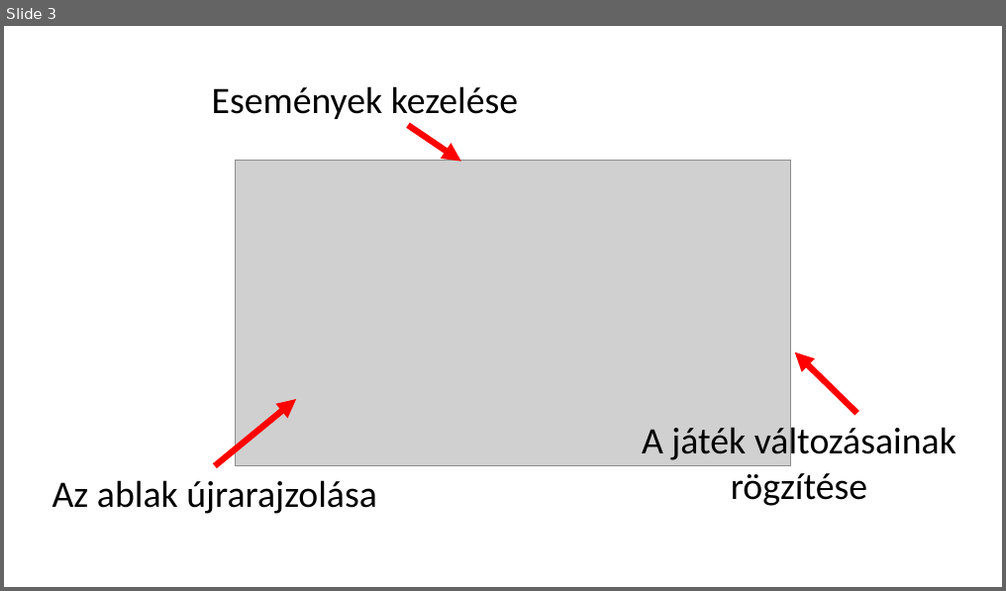
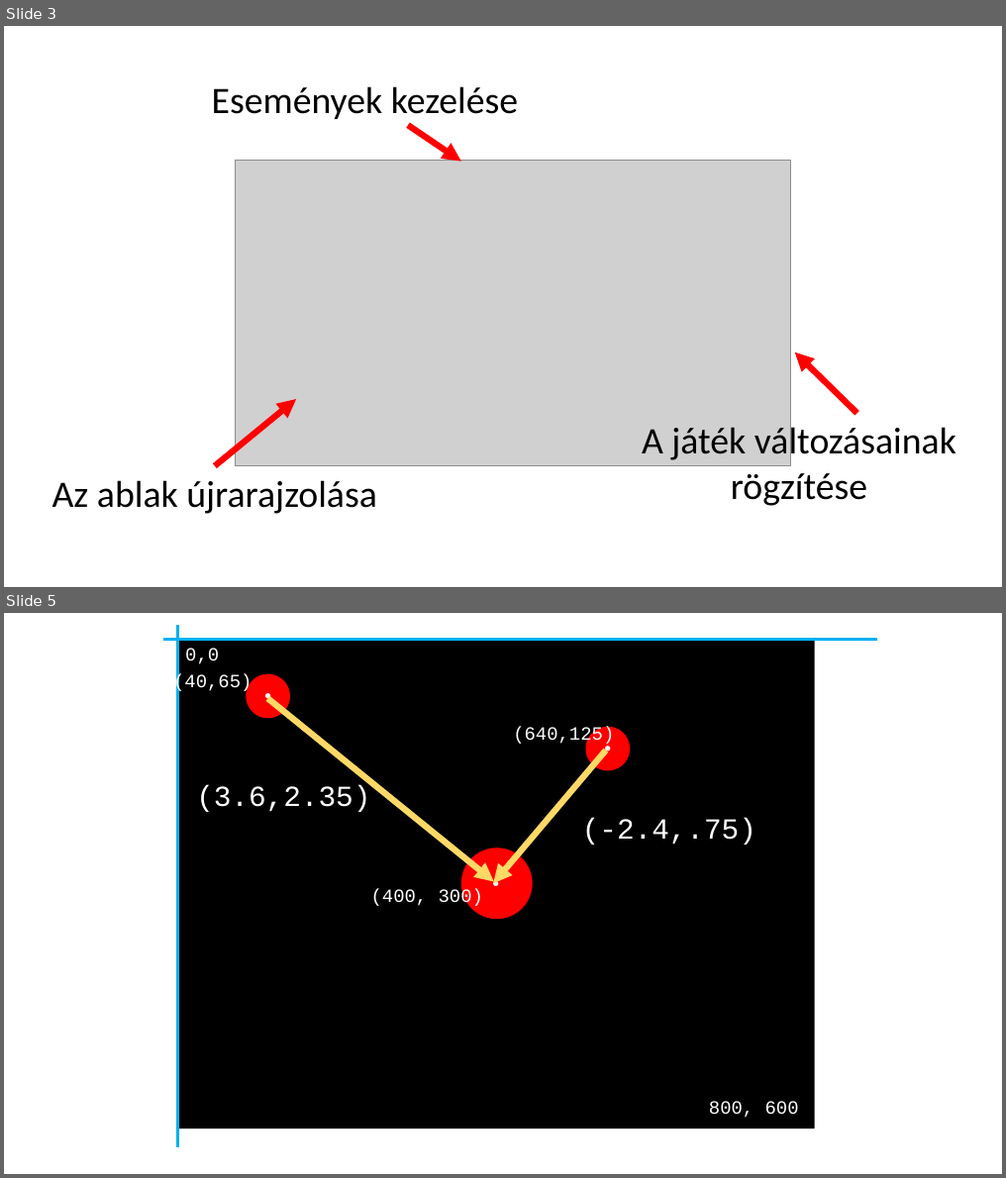
Before and after one commit to hollotamas/procirc, a slide deck: pygame.pptx. Shown one above the other, each under a label of ours: slide 3 before the commit, slides 3 and 5 after it; the slides between them are not shown. The pictures are 1006x591 and 1006x1178 pixels, drawn with LibreOffice and Linux fonts; fonts in the diff are those of the drawing; grey boxes stand for pictures. Boxes give left, top, right and bottom in pixels: in the first picture for what was removed or moved away, otherwise in the second. Text is boxed around its words. In the diff, an @@ line names an element or a change of style, - is before the commit and + after.

```diff
--- a/pygame.pptx
+++ b/pygame.pptx
@@ slide 5 added at [4, 613, 1002, 1174], background #FFFFFF @@
@@ line added from (163, 639) to (877, 639), #00B0F0 2.25 pt @@
@@ rectangle added at [177, 640, 815, 1129], fill #000000 @@
@@ line added from (178, 625) to (178, 1148), #00B0F0 3 pt @@
@@ text added at [185, 648, 219, 664], 18 pt, text #FFFFFF @@
+0,0
@@ text added at [173, 674, 252, 693], 18 pt, text #FFFFFF @@
+(40,65)
@@ ellipse added at [246, 674, 290, 719], fill #FF0000 @@
@@ ellipse added at [265, 693, 270, 698], fill #FFFFFF @@
@@ arrow added from (268, 698) to (494, 881), #FFD966 6 pt @@
@@ text added at [513, 727, 614, 746], 18 pt, text #FFFFFF @@
+(640,125)
@@ ellipse added at [586, 727, 630, 771], fill #FF0000 @@
@@ arrow added from (606, 750) to (494, 884), #FFD966 6 pt @@
@@ ellipse added at [605, 747, 611, 752], fill #FFFFFF @@
@@ text added at [196, 785, 370, 812], 28 pt, text #FFFFFF @@
+(3.6,2.35)
@@ text added at [582, 818, 756, 845], 28 pt, text #FFFFFF @@
+(-2.4,.75)
@@ ellipse added at [461, 848, 533, 919], fill #FF0000 @@
@@ text added at [371, 889, 483, 908], 18 pt, text #FFFFFF @@
+(400, 300)
@@ ellipse added at [494, 881, 499, 886], fill #FFFFFF @@
@@ text added at [709, 1101, 799, 1118], 18 pt, text #FFFFFF @@
+800, 600
```
Also in this commit, not shown: 1 other slide added, 14 other files.
